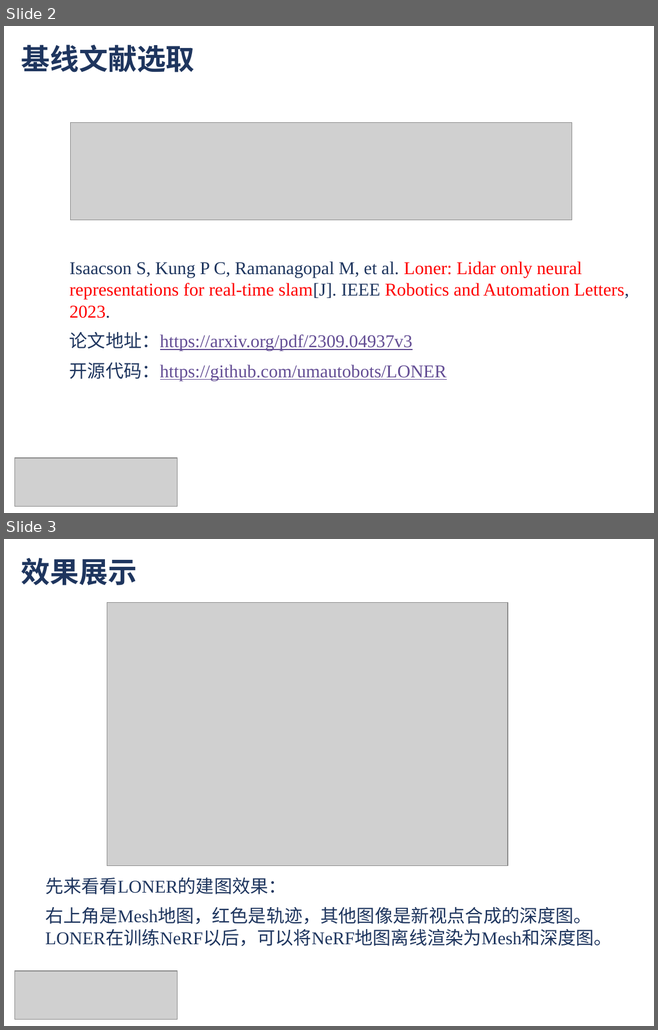
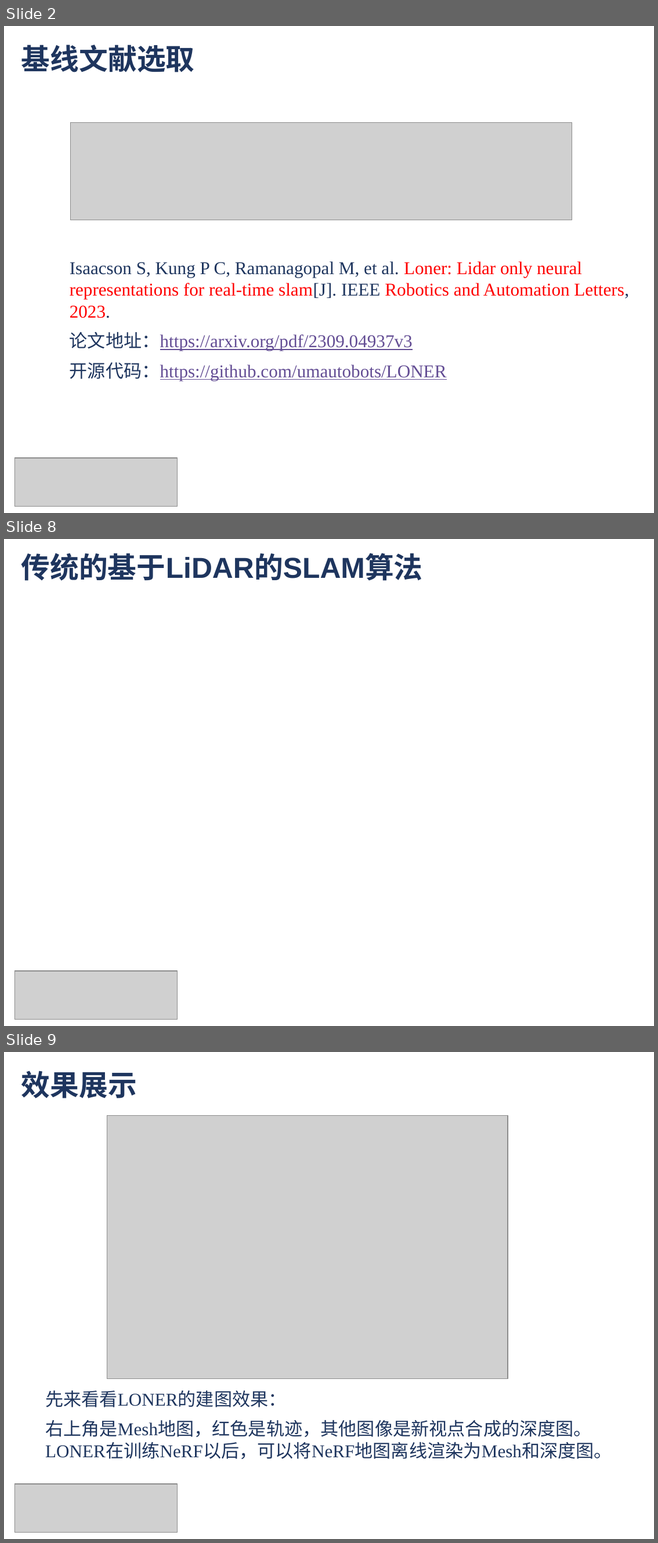
Before and after one commit to chengyingshe/Project_SLAM, a slide deck: ppt/佘成应_王奔_智能车文献汇报.pptx. Shown one above the other, each under a label of ours: slides 2 and 3 before the commit, slides 2, 8 and 9 after it; the slides between them are not shown. The pictures are 658x1030 and 658x1543 pixels, drawn with LibreOffice and Linux fonts; fonts in the diff are those of the drawing; grey boxes stand for pictures. Boxes give left, top, right and bottom in pixels: in the first picture for what was removed or moved away, otherwise in the second. Text is boxed around its words. In the diff, an @@ line names an element or a change of style, - is before the commit and + after.

```diff
--- a/ppt/佘成应_王奔_智能车文献汇报.pptx
+++ b/ppt/佘成应_王奔_智能车文献汇报.pptx
@@ slide 8 added at (4,539,654,1026), background #FFFFFF @@
@@ text added at (21,553,423,581), 32 pt, text #1E355E, bold @@
+传统的基于LiDAR的SLAM算法
@@ picture added at (15,971,177,1019) @@
@@ what was slide 3 is now slide 9 @@
```
Also in this commit, not shown: 1 slide changed, 4 other slides added, 1 slide removed, 1 other file.
